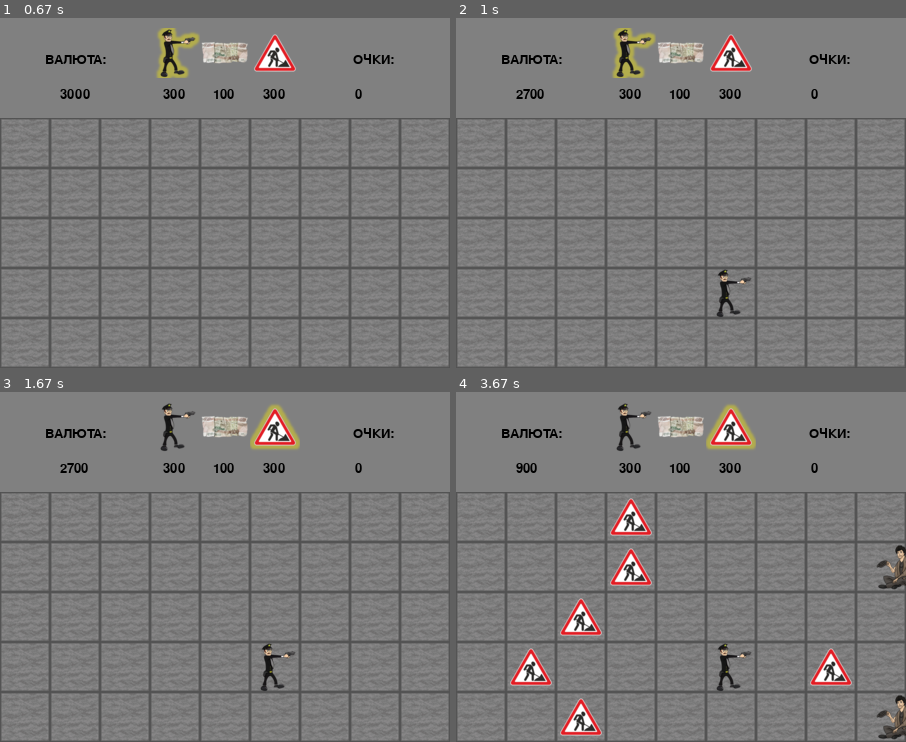
Above: before the commit, frames 1-4 (two rows, left to right).
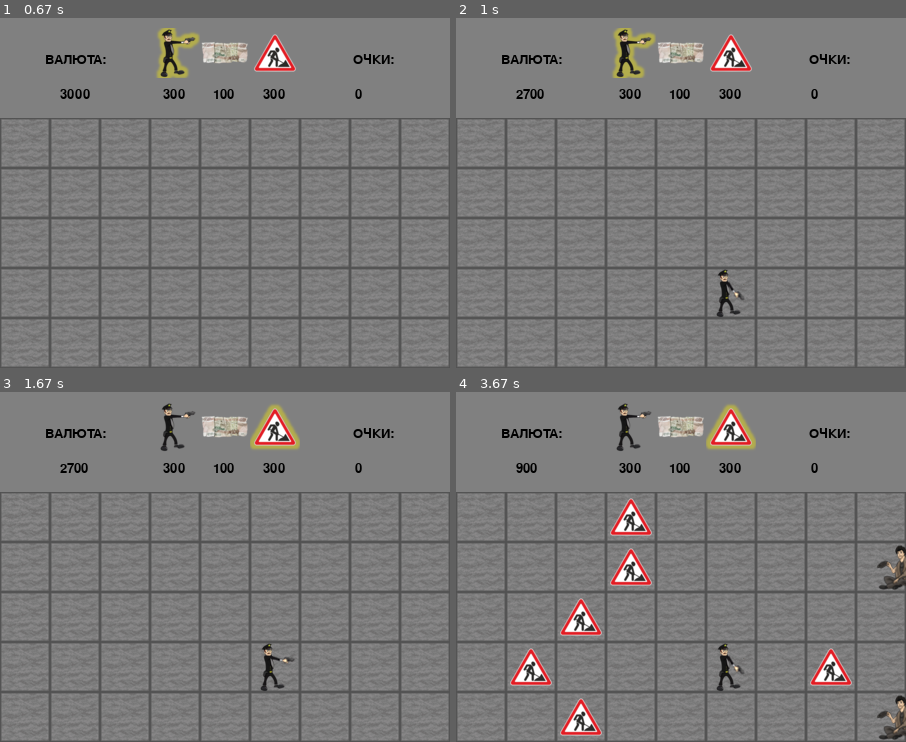
Above: after the commit, the same moments.

Repository: evsmol/pygame
Game: pygame game, started from main.py
Two runs of this game, one before a commit and one after it. Both use one fixed random seed, a clock stepped at 60 frames per second and the inputs below.
Inputs (mouse positions are in pixels of both pictures, inside the frame that each line leads up to):
- Up to frame 1 (0.67 s): tap 1 at 0.33 s
- Up to frame 2 (1 s): click (726, 270) at 0.72 s
- Up to frame 3 (1.67 s): tap 2 at 1 s; tap 3 at 1.33 s
- Up to frame 4 (3.67 s): click (654, 584) at 1.72 s; click (555, 623) at 2.05 s; click (600, 693) at 2.38 s; click (622, 511) at 2.72 s; click (820, 651) at 3.05 s; click (523, 689) at 3.38 s

Frame 1 is identical in both runs. In frame 2, 0.1% of the frame differs, in the area x 60-66%, y 74-81%; in frame 3, less than 0.1%; in frame 4, 0.3%, in the area x 60-100%, y 45-100%.

Commit message:
animated sprites

Diff:
--- a/classes.py
+++ b/classes.py
@@ -22,12 +22,13 @@
 class Gop(pygame.sprite.Sprite):
     def __init__(self, pos_x, pos_y):
         super().__init__(evil_group, all_sprites)
-        self.image = evil_images['gop']
+        self.image = evil_images['gop0']
         self.mask = pygame.mask.from_surface(self.image)
         self.rect = self.image.get_rect().move(
             tile_width * pos_x, tile_height * pos_y)
         self.health = 5
         self.speed_counter = 0
+        self.animation_counter = 1
 
     def damage(self, type_sprite):
         if type_sprite == 'bullet':
@@ -52,17 +53,23 @@
         else:
             self.speed_counter += 1
 
+        self.image = evil_images[f'gop{self.animation_counter // 5}']
+        self.animation_counter += 1
+        if self.animation_counter // 5 == 8:
+            self.animation_counter = 0
+
 
 # класс попрошайки
 class Beggar(pygame.sprite.Sprite):
     def __init__(self, pos_x, pos_y):
         super().__init__(evil_group, all_sprites)
-        self.image = evil_images['beggar']
+        self.image = evil_images['beggar0']
         self.mask = pygame.mask.from_surface(self.image)
         self.rect = self.image.get_rect().move(
             tile_width * pos_x, tile_height * pos_y)
         self.health = 3
         self.speed_counter = 0
+        self.animation_counter = 1
 
     def damage(self, type_sprite):
         if type_sprite == 'bullet':
@@ -87,6 +94,11 @@
         else:
             self.speed_counter += 1
 
+        self.image = evil_images[f'beggar{self.animation_counter // 5}']
+        self.animation_counter += 1
+        if self.animation_counter // 5 == 8:
+            self.animation_counter = 0
+
 
 # класс пьяницы
 class Drunk(pygame.sprite.Sprite):
@@ -149,7 +161,7 @@
 class Cop(pygame.sprite.Sprite):
     def __init__(self, pos_x, pos_y):
         super().__init__(npc_group, all_sprites)
-        self.image = npc_images['cop']
+        self.image = npc_images['cop5']
         self.mask = pygame.mask.from_surface(self.image)
         self.rect = self.image.get_rect().move(
             tile_width * pos_x, tile_height * pos_y)
@@ -169,8 +181,23 @@
         return 'cop'
 
     def update(self):
+        if self.speed_counter == 141:
+            self.image = npc_images['cop6']
+        elif self.speed_counter == 144:
+            self.image = npc_images['cop7']
+        elif self.speed_counter == 147:
+            self.image = npc_images['cop0']
+        elif self.speed_counter == 2:
+            self.image = npc_images['cop2']
+        elif self.speed_counter == 5:
+            self.image = npc_images['cop3']
+        elif self.speed_counter == 8:
+            self.image = npc_images['cop4']
+        elif self.speed_counter == 11:
+            self.image = npc_images['cop5']
         if self.speed_counter == 150:
             self.speed_counter = 0
+            self.image = npc_images['cop1']
             Bullet(self.x, self.y)
         else:
             self.speed_counter += 1
@@ -183,7 +210,7 @@
         self.image = npc_images['bullet']
         self.mask = pygame.mask.from_surface(self.image)
         self.rect = self.image.get_rect().move(
-            tile_width * pos_x + 28, tile_height * pos_y)
+            tile_width * pos_x + 30, tile_height * pos_y)
 
     def update(self):
         self.rect.x += 5
--- a/images.py
+++ b/images.py
@@ -17,14 +17,37 @@
     'level3': load_image('netherite.png')
 }
 npc_images = {
-    'cop': load_image('cop.png'),
+    'cop0': load_image('cop0.png'),
+    'cop1': load_image('cop1.png'),
+    'cop2': load_image('cop2.png'),
+    'cop3': load_image('cop3.png'),
+    'cop4': load_image('cop4.png'),
+    'cop5': load_image('cop5.png'),
+    'cop6': load_image('cop6.png'),
+    'cop7': load_image('cop7.png'),
+
     'sotochka': load_image('sotochka.png'),
     'sign': load_image('sign.png'),
     'bullet': load_image('bullet.png')
 }
 evil_images = {
-    'gop': load_image('gop.png'),
-    'beggar': load_image('beggar.png'),
+    'gop0': load_image('gop0.png'),
+    'gop1': load_image('gop1.png'),
+    'gop2': load_image('gop2.png'),
+    'gop3': load_image('gop3.png'),
+    'gop4': load_image('gop4.png'),
+    'gop5': load_image('gop5.png'),
+    'gop6': load_image('gop6.png'),
+    'gop7': load_image('gop7.png'),
+
+    'beggar0': load_image('beggar0.png'),
+    'beggar1': load_image('beggar1.png'),
+    'beggar2': load_image('beggar2.png'),
+    'beggar3': load_image('beggar3.png'),
+    'beggar4': load_image('beggar4.png'),
+    'beggar5': load_image('beggar5.png'),
+    'beggar6': load_image('beggar6.png'),
+    'beggar7': load_image('beggar7.png'),
 
     'drunk0': load_image('drunk0.png'),
     'drunk1': load_image('drunk1.png'),
--- a/screens.py
+++ b/screens.py
@@ -322,13 +322,13 @@
                 if event.key == pygame.K_2:
                     print('[#] выбор `sotochka`')
                     cache = 'sotochka'  # 2
-                    image_panel[0] = 'data/cop.png'
+                    image_panel[0] = 'data/cop0.png'
                     image_panel[1] = 'data/sotochka_blur.png'
                     image_panel[2] = 'data/sign.png'
                 if event.key == pygame.K_3:
                     print('[#] выбор `sign`')
                     cache = 'sign'  # 3
-                    image_panel[0] = 'data/cop.png'
+                    image_panel[0] = 'data/cop0.png'
                     image_panel[1] = 'data/sotochka.png'
                     image_panel[2] = 'data/sign_blur.png'
                 if event.key == pygame.K_ESCAPE:
Renamed: data/beggar.png -> data/beggar0.png
Binary file added: data/beggar1.png
Binary file added: data/beggar2.png
Binary file added: data/beggar3.png
Binary file added: data/beggar4.png
Binary file added: data/beggar5.png
Binary file added: data/beggar6.png
Binary file added: data/beggar7.png
Renamed: data/cop.png -> data/cop0.png
Binary file added: data/cop1.png
Binary file added: data/cop2.png
Binary file added: data/cop3.png
(and 13 more such lines)
